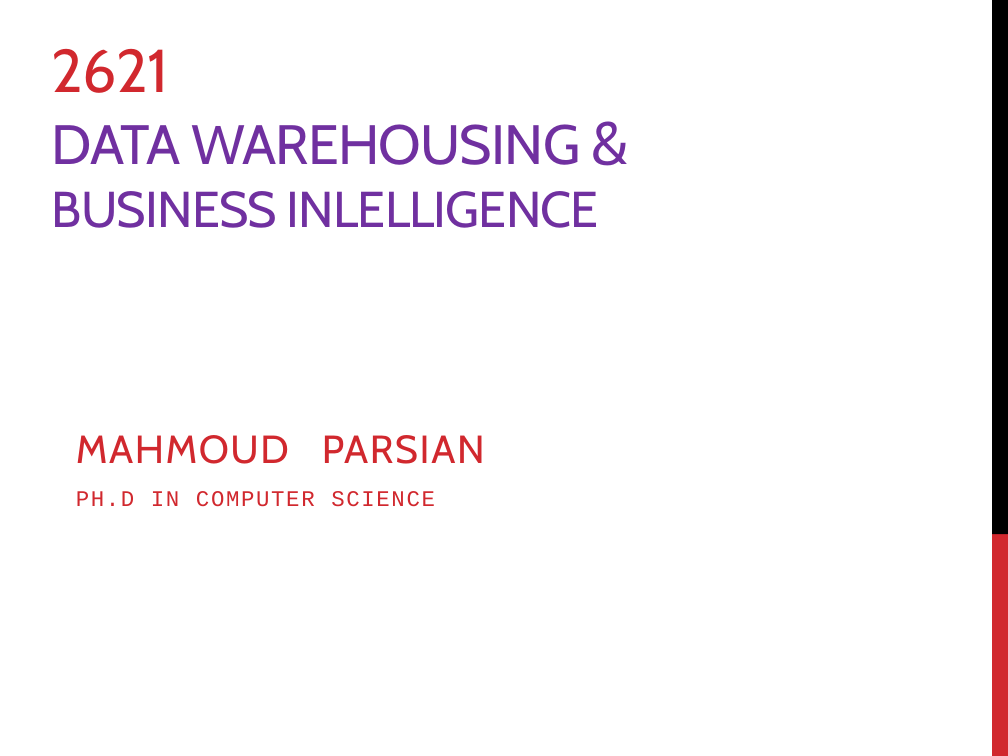
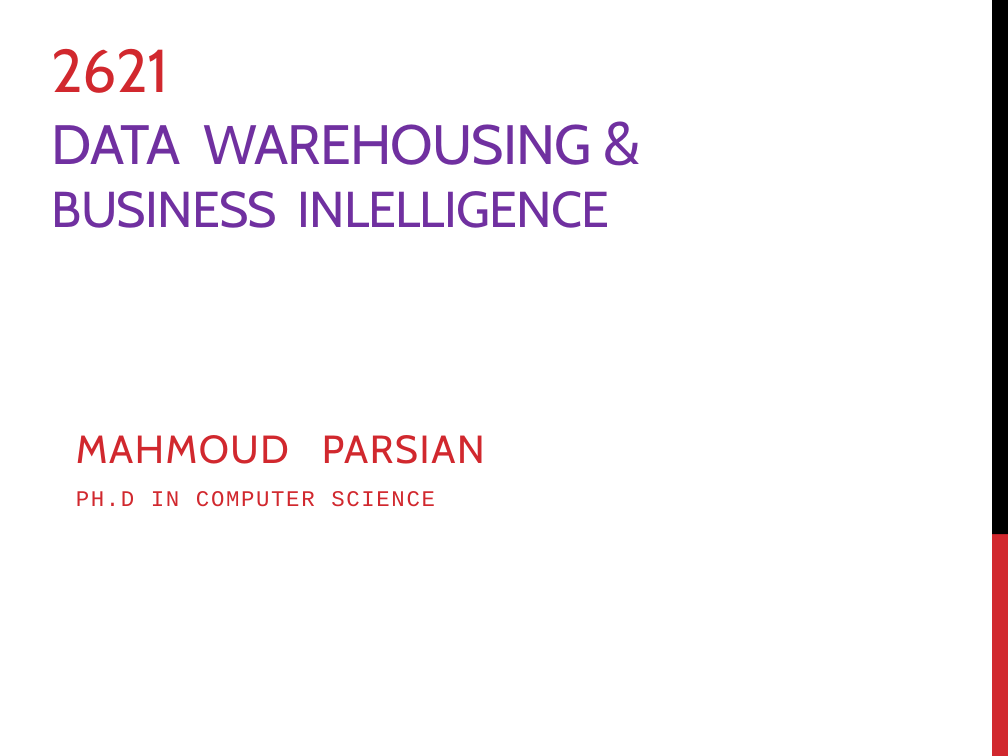
Before and after one commit to mahmoudparsian/data-warehousing, a slide deck: slide 1 of resources/week_01_Course_Outline_and_DW_Concepts/01_introduction_to_DW_course.pptx. Drawn at 1008x756 pixels with LibreOffice and Linux fonts; fonts in the diff are those of the drawing. Boxes give left, top, right and bottom in pixels: in the first picture for what was removed or moved away, otherwise in the second. Text is boxed around its words. In the diff, an @@ line names an element or a change of style, - is before the commit and + after.

```diff
--- a/resources/week_01_Course_Outline_and_DW_Concepts/01_introduction_to_DW_course.pptx
+++ b/resources/week_01_Course_Outline_and_DW_Concepts/01_introduction_to_DW_course.pptx
@@ title "2621 DATA WAREHOUSING & BUSINESS ..." rewrapped from (x1=52, y1=49, x2=599, y2=228) to (x1=52, y1=49, x2=609, y2=228) @@
```
Also in this commit, not shown: 5 other slides changed, 1 other file.
